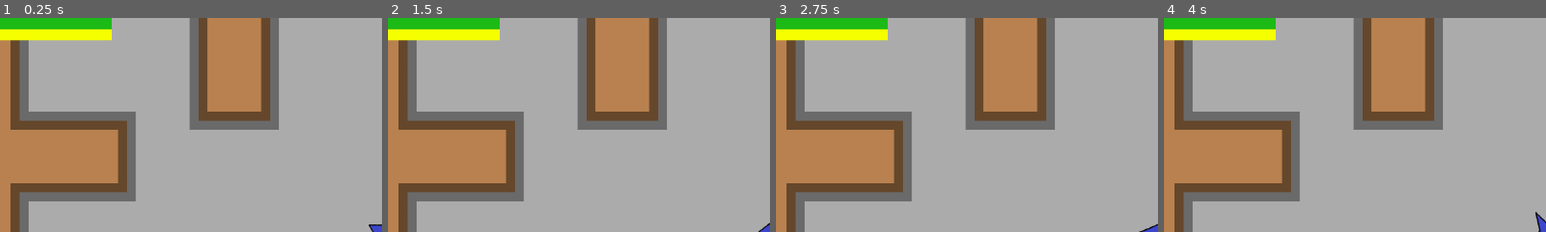
Above: before the commit, frames 1-4 (left to right).
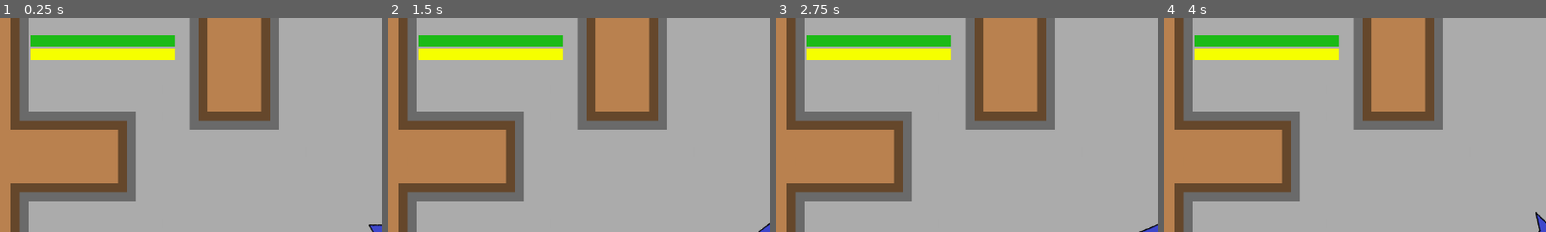
Above: after the commit, the same moments.

Repository: afkpuezo/blinkshooter
Game: Godot game, scene res://scenes/demos/demo.tscn
Same seed, same stepped clock (60 frames per second), same inputs: the game is played once before the commit and once after it.
Inputs (mouse positions are % of the whole screen's width and height, from its top left):
- Up to frame 1 (0.25 s): no input
- Up to frame 2 (1.5 s): tap Enter at 0.5 s; move the mouse to (72, 45) at 0.52 s; click (72, 45) at 0.6 s; tap Space at 1.25 s; move the mouse to (30, 55) at 1.27 s; click (30, 55) at 1.35 s
- Up to frame 3 (2.75 s): tap Enter at 2 s; move the mouse to (60, 28) at 2.02 s; click (60, 28) at 2.1 s
- Up to frame 4 (4 s): tap Space at 2.75 s; move the mouse to (45, 70) at 2.77 s; click (45, 70) at 2.85 s; tap Enter at 3.5 s; move the mouse to (80, 65) at 3.52 s; click (80, 65) at 3.6 s
The pictures show only the part of the screen within x 0-50%, y 0-50%; the shares and areas given below are measured in that part.

The runs differ from the first frame. In frame 1, 6.6% of the frame differs, in the area x 0-46%, y 0-20%; in frame 2, 6.6%; in frame 3, 6.6%; in frame 4, 6.6%.

Commit message:
shuffled around the UI scene

Diff:
--- a/project.godot
+++ b/project.godot
@@ -174,7 +174,7 @@
 "language": "GDScript",
 "path": "res://scenes/ui/bars/resource_bar.gd"
 }, {
-"base": "Control",
+"base": "VBoxContainer",
 "class": "ResourceBarManager",
 "language": "GDScript",
 "path": "res://scenes/ui/player_ui/resource_bar_manager.gd"
--- a/scenes/ui/player_ui/player_ui.tscn
+++ b/scenes/ui/player_ui/player_ui.tscn
@@ -7,28 +7,38 @@
 
 [node name="PlayerUI" type="CanvasLayer"]
 
-[node name="ResourceBarManager" type="Control" parent="."]
+[node name="ResourceBarManager" type="VBoxContainer" parent="."]
+anchor_left = 0.04
+anchor_top = 0.04
+anchor_right = 0.2
+anchor_bottom = 0.2
 margin_right = 40.0
 margin_bottom = 40.0
 mouse_filter = 2
 script = ExtResource( 1 )
 
 [node name="HealthBar" parent="ResourceBarManager" instance=ExtResource( 2 )]
-margin_right = 200.0
+margin_right = 258.0
 margin_bottom = 20.0
+rect_min_size = Vector2( 120, 20 )
 
 [node name="EnergyBar" parent="ResourceBarManager" instance=ExtResource( 2 )]
-margin_top = 20.0
-margin_right = 200.0
-margin_bottom = 40.0
+margin_top = 24.0
+margin_right = 258.0
+margin_bottom = 44.0
+rect_min_size = Vector2( 120, 20 )
 theme = ExtResource( 3 )
 
-[node name="ActionUI" type="Control" parent="."]
-anchor_right = 1.0
-anchor_bottom = 1.0
-mouse_filter = 2
+[node name="WeaponUIContainer" parent="ResourceBarManager" instance=ExtResource( 4 )]
+margin_left = 0.0
+margin_top = 48.0
+margin_right = 258.0
+margin_bottom = 48.0
+grow_horizontal = 1
+alignment = 0
+is_weapon_bar = true
 
-[node name="CenterContainer" type="CenterContainer" parent="ActionUI"]
+[node name="CenterContainer" type="CenterContainer" parent="."]
 anchor_top = 0.856
 anchor_right = 1.0
 anchor_bottom = 1.0
@@ -36,18 +46,9 @@
 margin_bottom = -32.0
 mouse_filter = 2
 
-[node name="ActionUIContainer" parent="ActionUI/CenterContainer" instance=ExtResource( 4 )]
+[node name="ActionUIContainer" parent="CenterContainer" instance=ExtResource( 4 )]
 margin_left = 683.0
 margin_top = 55.0
 margin_right = 683.0
 margin_bottom = 55.0
 tile_scale_factor = 1.25
-
-[node name="WeaponUIContainer" parent="ActionUI" instance=ExtResource( 4 )]
-anchor_left = 0.045
-anchor_top = 0.144
-anchor_right = 0.106
-anchor_bottom = 0.144
-grow_horizontal = 1
-alignment = 0
-is_weapon_bar = true
--- a/scenes/ui/player_ui/resource_bar_manager.gd
+++ b/scenes/ui/player_ui/resource_bar_manager.gd
@@ -1,4 +1,4 @@
-extends Control
+extends VBoxContainer
 class_name ResourceBarManager
 ## manages health and energy bars for the PlayerUI
 
